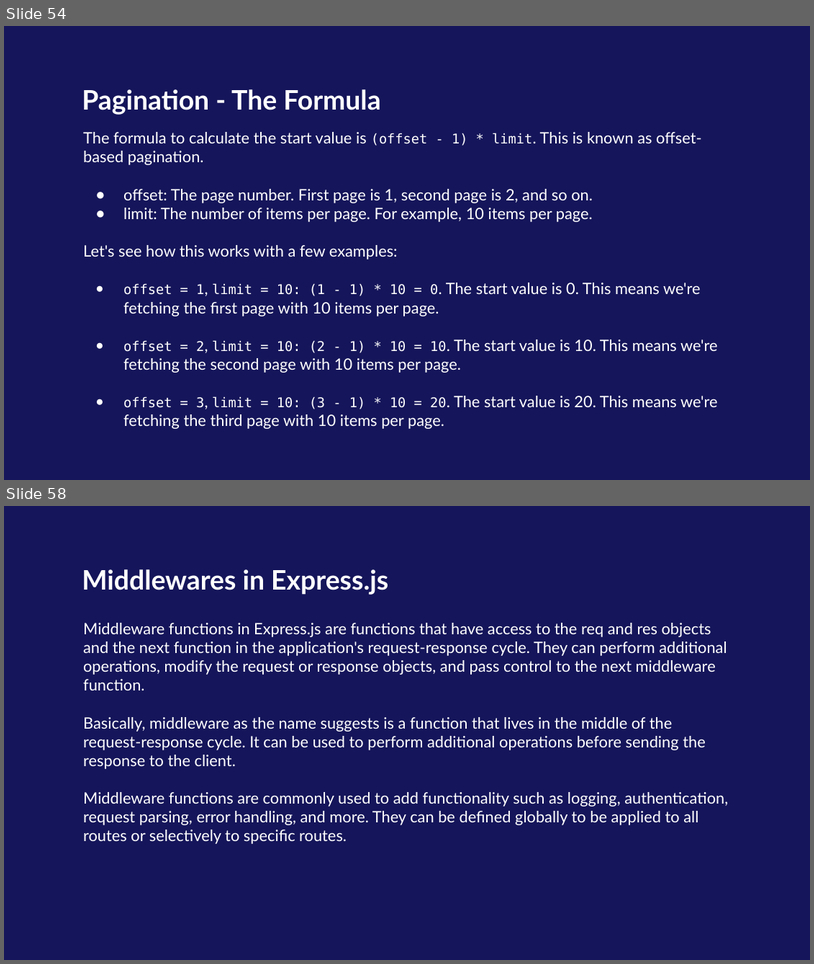
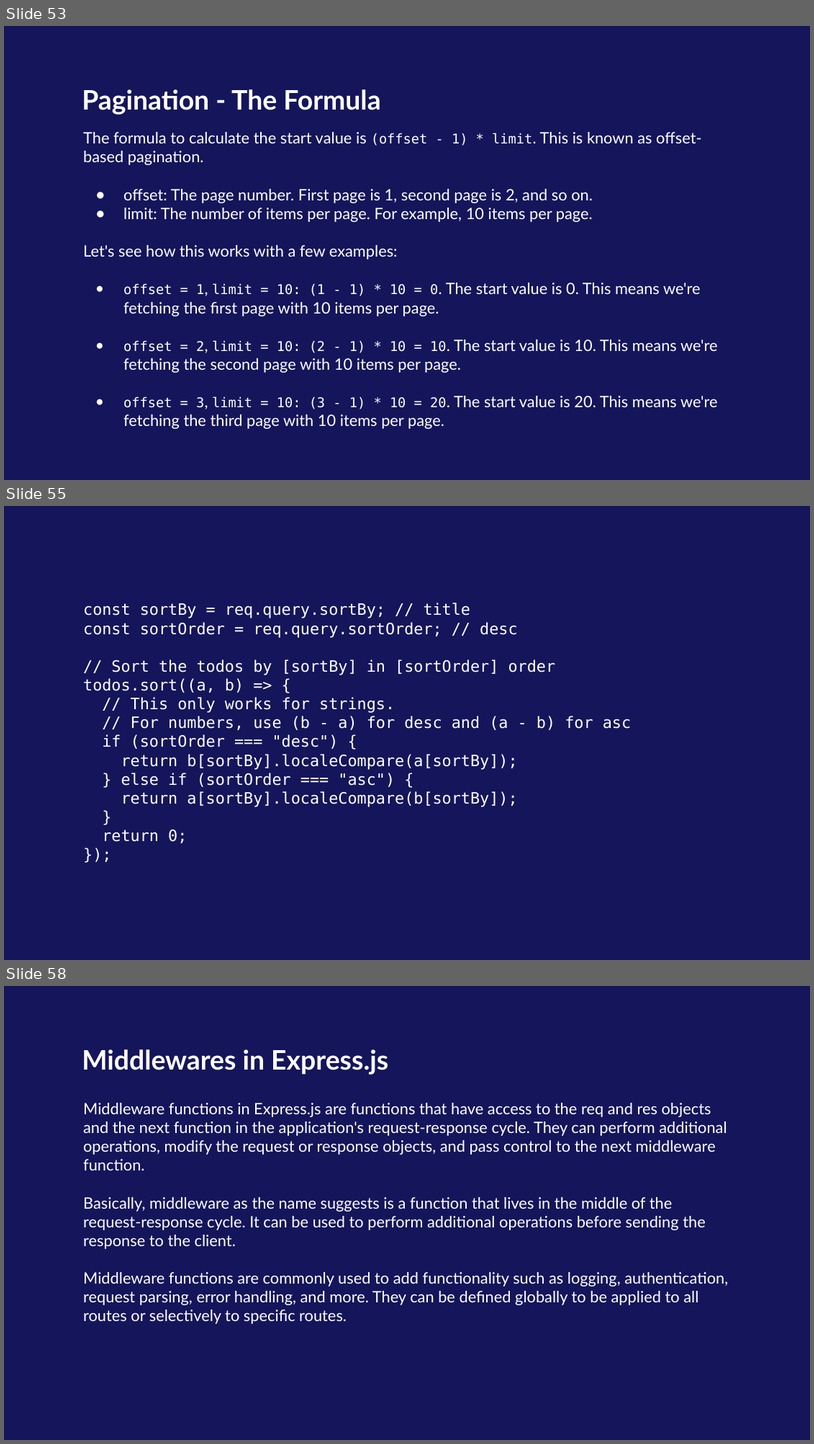
Before and after one commit to kaiz16/onsite-backend-development, a slide deck: Week-2/Day-1/Backend - Day 4 - Introduction to REST APIs and CRUD.pptx. Shown one above the other, each under a label of ours: slides 54 and 58 before the commit, slides 53, 55 and 58 after it; the slides between them are not shown. The pictures are 814x964 and 814x1444 pixels, drawn with LibreOffice and Linux fonts; fonts in the diff are those of the drawing; background and template pictures are left out. Boxes give left, top, right and bottom in pixels: in the first picture for what was removed or moved away, otherwise in the second. Text is boxed around its words. In the diff, an @@ line names an element or a change of style, - is before the commit and + after.

```diff
--- a/Week-2/Day-1/Backend - Day 4 - Introduction to REST APIs and CRUD.pptx
+++ b/Week-2/Day-1/Backend - Day 4 - Introduction to REST APIs and CRUD.pptx
@@ slide 55 added at (x1=4, y1=506, x2=810, y2=960), background #15155B @@
@@ text added at (x1=83, y1=602, x2=631, y2=843), 14 pt, text #FFFFFF @@
+const sortBy = req.query.sortBy; // title
+const sortOrder = req.query.sortOrder; // desc
+// Sort the todos by [sortBy] in [sortOrder] order
+todos.sort((a, b) => {
+// This only works for strings.
+// For numbers, use (b - a) for desc and (a - b) for asc
+if (sortOrder === "desc") {
+return b[sortBy].localeCompare(a[sortBy]);
+} else if (sortOrder === "asc") {
+return a[sortBy].localeCompare(b[sortBy]);
+}
+return 0;
+});
@@ what was slide 54 is now slide 53 @@
```
Also in this commit, not shown: 7 slides changed, 1 other slide added, 1 slide removed, 10 other files.
